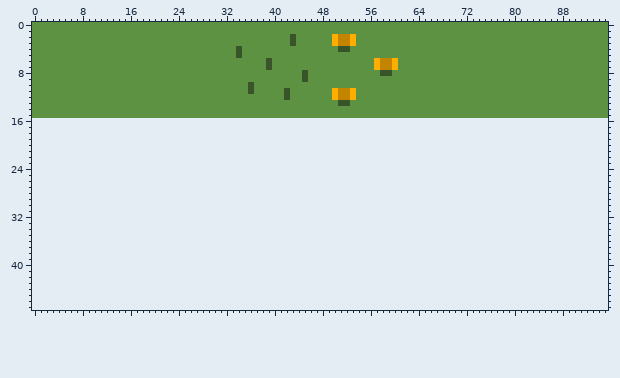
Two states of a sprite sheet, res/Sprites/tiles/tileset.png. The first picture shows the starting point.
The file is 96x16 pixels. The old version is drawn lined up with the new one, on the new canvas.
After the commit:
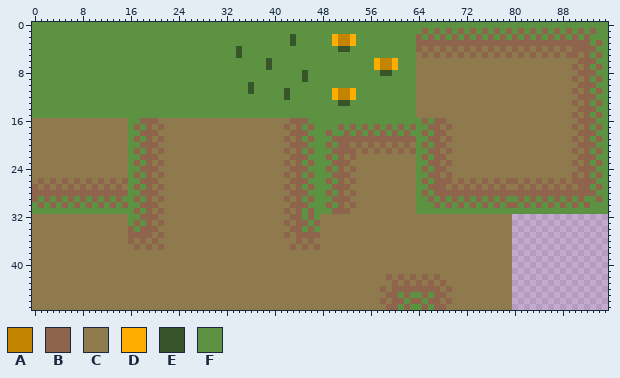
Palette (. is transparent): A #c38500  B #8f644d  C #8f7a4d  D #ffae00  E #375529  F #5d9242
Changes in this commit:
canvas 96x16 -> 96x48
y 1: x 65 F -> B; x 67 F -> B; x 69 F -> B; x 71 F -> B; x 73 F -> B; x 75 F -> B; x 77 F -> B; x 79 F -> B; x 81 F -> B; x 83 F -> B; x 85 F -> B; x 87 F -> B; x 89 F -> B; x 91 F -> B; x 93 F -> B
y 2: x 64 F -> B; x 66 F -> B; x 68 F -> B; x 70 F -> B; x 72 F -> B; x 74 F -> B; x 76 F -> B; x 78 F -> B; x 80 F -> B; x 82 F -> B; x 84 F -> B; x 86 F -> B; x 88 F -> B; x 90 F -> B; x 92 F -> B
y 3: x 64..92 FFFFFFFFFFFFFFFFFFFFFFFFFFFFF -> BBBBBBBBBBBBBBBBBBBBBBBBBBBBB; x 94 F -> B
y 4: x 64..93 FFFFFFFFFFFFFFFFFFFFFFFFFFFFFF -> BCBCBCBCBCBCBCBCBCBCBCBCBCBBBB
y 5: x 64..92 FFFFFFFFFFFFFFFFFFFFFFFFFFFFF -> CBCBCBCBCBCBCBCBCBCBCBCBCBBCB; x 94 F -> B
y 6: x 64..93 FFFFFFFFFFFFFFFFFFFFFFFFFFFFFF -> CCCCCCCCCCCCCCCCCCCCCCCCCCCBBB
y 7: x 64..92 FFFFFFFFFFFFFFFFFFFFFFFFFFFFF -> CCCCCCCCCCCCCCCCCCCCCCCCCCBCB; x 94 F -> B
y 8: x 64..93 FFFFFFFFFFFFFFFFFFFFFFFFFFFFFF -> CCCCCCCCCCCCCCCCCCCCCCCCCCCBBB
y 9: x 64..92 FFFFFFFFFFFFFFFFFFFFFFFFFFFFF -> CCCCCCCCCCCCCCCCCCCCCCCCCCBCB; x 94 F -> B
y 10: x 64..93 FFFFFFFFFFFFFFFFFFFFFFFFFFFFFF -> CCCCCCCCCCCCCCCCCCCCCCCCCCCBBB
y 11: x 64..92 FFFFFFFFFFFFFFFFFFFFFFFFFFFFF -> CCCCCCCCCCCCCCCCCCCCCCCCCCBCB; x 94 F -> B
y 12: x 64..93 FFFFFFFFFFFFFFFFFFFFFFFFFFFFFF -> CCCCCCCCCCCCCCCCCCCCCCCCCCCBBB
y 13: x 64..92 FFFFFFFFFFFFFFFFFFFFFFFFFFFFF -> CCCCCCCCCCCCCCCCCCCCCCCCCCBCB; x 94 F -> B
y 14: x 64..93 FFFFFFFFFFFFFFFFFFFFFFFFFFFFFF -> CCCCCCCCCCCCCCCCCCCCCCCCCCCBBB
y 15: x 64..92 FFFFFFFFFFFFFFFFFFFFFFFFFFFFF -> CCCCCCCCCCCCCCCCCCCCCCCCCCBCB; x 94 F -> B
y 16: x 0..95 ................................................................................................ -> CCCCCCCCCCCCCCCCFFBBBCCCCCCCCCCCCCCCCCCCCCCBBBFFFFFFFFFFFFFFFFFFFBFBBCCCCCCCCCCCCCCCCCCCCCCBBBFF
y 17: x 0..95 ................................................................................................ -> CCCCCCCCCCCCCCCCFBFBCBCCCCCCCCCCCCCCCCCCCCBCBFBFFFFBFBFBFBFBFBFBFFBBCBCCCCCCCCCCCCCCCCCCCCBCBFBF
y 18: x 0..95 ................................................................................................ -> CCCCCCCCCCCCCCCCFFBBBCCCCCCCCCCCCCCCCCCCCCCBBBFFFBFFBFBFBFBFBFBFFBFBBCCCCCCCCCCCCCCCCCCCCCCBBBFF
y 19: x 0..95 ................................................................................................ -> CCCCCCCCCCCCCCCCFBFBCBCCCCCCCCCCCCCCCCCCCCBCBFBFFFBBBBBBBBBBBBBBFFBBCBCCCCCCCCCCCCCCCCCCCCBCBFBF
y 20: x 0..95 ................................................................................................ -> CCCCCCCCCCCCCCCCFFBBBCCCCCCCCCCCCCCCCCCCCCCBBBFFFBFBBCBCBCBCBCBCFBFBBCCCCCCCCCCCCCCCCCCCCCCBBBFF
y 21: x 0..95 ................................................................................................ -> CCCCCCCCCCCCCCCCFBFBCBCCCCCCCCCCCCCCCCCCCCBCBFBFFFBBBBCBCBCBCBCBFFBBCBCCCCCCCCCCCCCCCCCCCCBCBFBF
y 22: x 0..95 ................................................................................................ -> CCCCCCCCCCCCCCCCFFBBBCCCCCCCCCCCCCCCCCCCCCCBBBFFFBFBCBCCCCCCCCCCFBFBBCCCCCCCCCCCCCCCCCCCCCCBBBFF
y 23: x 0..95 ................................................................................................ -> CCCCCCCCCCCCCCCCFBFBCBCCCCCCCCCCCCCCCCCCCCBCBFBFFFBBBCCCCCCCCCCCFFBBCBCCCCCCCCCCCCCCCCCCCCBCBFBF
y 24: x 0..95 ................................................................................................ -> CCCCCCCCCCCCCCCCFFBBBCCCCCCCCCCCCCCCCCCCCCCBBBFFFBFBCBCCCCCCCCCCFBFBBCCCCCCCCCCCCCCCCCCCCCCBBBFF
y 25: x 0..95 ................................................................................................ -> CCCCCCCCCCCCCCCCFBFBCBCCCCCCCCCCCCCCCCCCCCBCBFBFFFBBBCCCCCCCCCCCFFBBCBCCCCCCCCCCCCCCCCCCCCBCBFBF
y 26: x 0..95 ................................................................................................ -> CBCBCBCBCBCBCBCBFFBBBCCCCCCCCCCCCCCCCCCCCCCBBBFFFBFBCBCCCCCCCCCCFBFBBBCBCBCBCBCBBCBCBCBCBCBBBBFF
y 27: x 0..95 ................................................................................................ -> BCBCBCBCBCBCBCBCFBFBCBCCCCCCCCCCCCCCCCCCCCBCBFBFFFBBBCCCCCCCCCCCFFBBBCBCBCBCBCBCCBCBCBCBCBCBBFBF
y 28: x 0..95 ................................................................................................ -> BBBBBBBBBBBBBBBBFFBBBCCCCCCCCCCCCCCCCCCCCCCBBBFFFBFBCBCCCCCCCCCCFBFBBBBBBBBBBBBBBBBBBBBBBBBBBBFF
y 29: x 0..95 ................................................................................................ -> BFBFBFBFBFBFBFBFFBFBCBCCCCCCCCCCCCCCCCCCCCBCBFBFFFBBBCCCCCCCCCCCFFBFBFBFBFBFBFBFFBFBFBFBFBFBFFBF
y 30: x 0..95 ................................................................................................ -> FBFBFBFBFBFBFBFBFFBBBCCCCCCCCCCCCCCCCCCCCCCBBBFFFBFBCBCCCCCCCCCCFFFBFBFBFBFBFBFBBFBFBFBFBFBFBFFF
y 31: x 0..95 ................................................................................................ -> FFFFFFFFFFFFFFFFFBFBCBCCCCCCCCCCCCCCCCCCCCBCBFBFFFBBBCCCCCCCCCCCFFFFFFFFFFFFFFFFFFFFFFFFFFFFFFFF
y 32: x 0..79 ................................................................................ -> CCCCCCCCCCCCCCCCFFBBBCCCCCCCCCCCCCCCCCCCCCCBBFBFCCCCCCCCCCCCCCCCCCCCCCCCCCCCCCCC
y 33: x 0..79 ................................................................................ -> CCCCCCCCCCCCCCCCFBFBCBCCCCCCCCCCCCCCCCCCCCBCBBFBCCCCCCCCCCCCCCCCCCCCCCCCCCCCCCCC
y 34: x 0..79 ................................................................................ -> CCCCCCCCCCCCCCCCBFBBBCCCCCCCCCCCCCCCCCCCCCCBBFBFCCCCCCCCCCCCCCCCCCCCCCCCCCCCCCCC
y 35: x 0..79 ................................................................................ -> CCCCCCCCCCCCCCCCBBBBCBCCCCCCCCCCCCCCCCCCCCBCBBBBCCCCCCCCCCCCCCCCCCCCCCCCCCCCCCCC
y 36: x 0..79 ................................................................................ -> CCCCCCCCCCCCCCCCBCBCBCCCCCCCCCCCCCCCCCCCCCCCBCBCCCCCCCCCCCCCCCCCCCCCCCCCCCCCCCCC
y 37: x 0..79 ................................................................................ -> CCCCCCCCCCCCCCCCCBCBCBCCCCCCCCCCCCCCCCCCCCCBCBCBCCCCCCCCCCCCCCCCCCCCCCCCCCCCCCCC
y 38..41: x 0..79 ................................................................................ -> CCCCCCCCCCCCCCCCCCCCCCCCCCCCCCCCCCCCCCCCCCCCCCCCCCCCCCCCCCCCCCCCCCCCCCCCCCCCCCCC
y 42: x 0..79 ................................................................................ -> CCCCCCCCCCCCCCCCCCCCCCCCCCCCCCCCCCCCCCCCCCCCCCCCCCCCCCCCCCCBCBCBCBCBCCCCCCCCCCCC
y 43: x 0..79 ................................................................................ -> CCCCCCCCCCCCCCCCCCCCCCCCCCCCCCCCCCCCCCCCCCCCCCCCCCCCCCCCCCCCBCBCBCBCBCCCCCCCCCCC
y 44: x 0..79 ................................................................................ -> CCCCCCCCCCCCCCCCCCCCCCCCCCCCCCCCCCCCCCCCCCCCCCCCCCCCCCCCCCBCBBBBBBBBCBCCCCCCCCCC
y 45: x 0..79 ................................................................................ -> CCCCCCCCCCCCCCCCCCCCCCCCCCCCCCCCCCCCCCCCCCCCCCCCCCCCCCCCCCCBBFBFFBFBBCCCCCCCCCCC
y 46: x 0..79 ................................................................................ -> CCCCCCCCCCCCCCCCCCCCCCCCCCCCCCCCCCCCCCCCCCCCCCCCCCCCCCCCCCBCBBFBBFBBCBCCCCCCCCCC
y 47: x 0..79 ................................................................................ -> CCCCCCCCCCCCCCCCCCCCCCCCCCCCCCCCCCCCCCCCCCCCCCCCCCCCCCCCCCCBBFBFFBFBBCCCCCCCCCCC
Changed places in both pictures, as pixel boxes (x1, y1, x2, y2):
changed: (32, 28, 608, 310)
